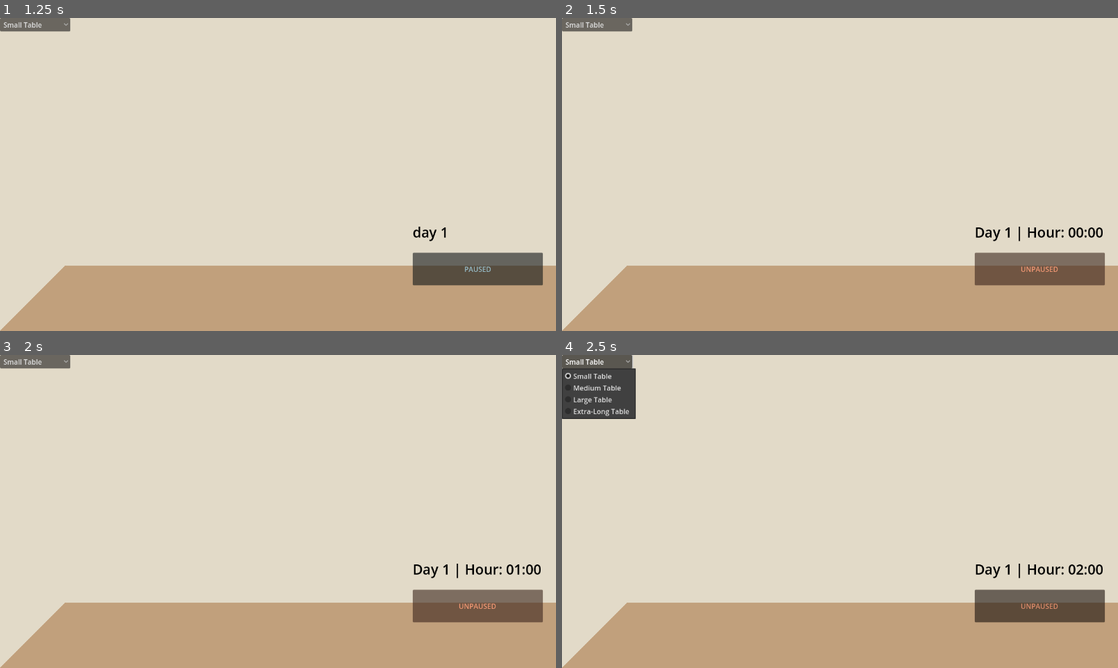
Above: before the commit, frames 1-4 (two rows, left to right).
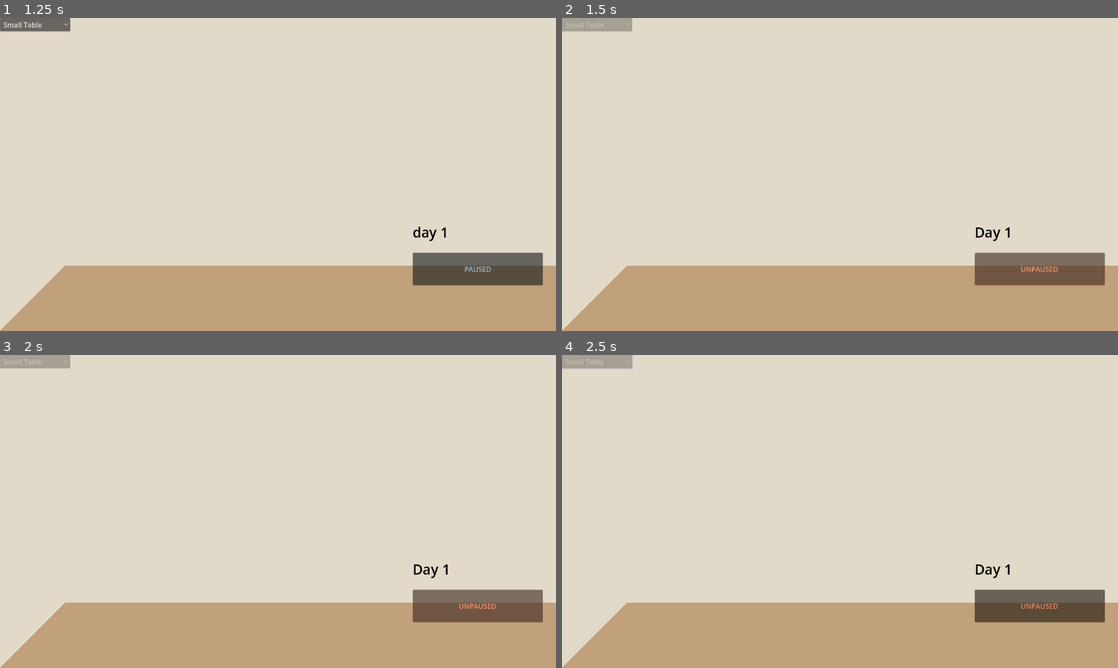
Above: after the commit, the same moments.

Repository: jac192133/Ecobana
Game: Godot game, scene res://scenes/RoomScene.tscn
Same seed, same stepped clock (60 frames per second), same inputs: the game is played once before the commit and once after it.
Inputs (mouse positions are in pixels of both pictures, inside the frame that each line leads up to):
- Up to frame 1 (1.25 s): tap Enter at 0.5 s
- Up to frame 2 (1.5 s): click "PAUSED" at 1.25 s
- Up to frame 3 (2 s): no input
- Up to frame 4 (2.5 s): click (595, 361) at 2 s, where only the run before the commit has a clickable "Small Table"

Frame 1 is identical in both runs. In frame 2, 0.7% of the frame differs, in the area x 0-98%, y 0-72%; in frame 3, 0.7%; in frame 4, 2.8%.

Commit message:
unsuccessful tweaks re scripts,,,

Diff:
--- a/godotecobana/scenes/calender_label.gd
+++ b/godotecobana/scenes/calender_label.gd
@@ -4,12 +4,12 @@
 
 func _ready():
 	if time_manager:
-		time_manager.time_updated.connect(_on_time_updated)
-		print("✅ CalendarLabel connected to time_updated signal!")  # Debugging confirmation
+		if not time_manager.time_updated.is_connected(_on_time_manager_time_updated):
+			time_manager.time_updated.connect(_on_time_manager_time_updated)
+			print("✅ CalendarLabel successfully connected to time_updated signal!")  # Debugging confirmation
+		else:
+			print("⚠️ Warning: CalendarLabel was already connected to time_updated.")
 
-func _on_time_updated(day: int, time_of_day: float):
-	var current_hour = int(time_of_day * 24)  # Convert time_of_day (0.0-1.0) into hours (0-23)
-	print("🕒 Updating Calendar UI: Day", day, "| Hour:", current_hour)  # Debugging confirmation
-
-	# Update the label text
-	text = "Day %d | Hour: %02d:00" % [day, current_hour]
+func _on_time_manager_time_updated(day: int, _time_of_day: float):  # ✅ Fixed unused variable warning
+	text = "Day " + str(day)
+	print("📅 Updated Calendar Label: Day", day)  # Debugging confirmation
--- a/godotecobana/scenes/time_manager.gd
+++ b/godotecobana/scenes/time_manager.gd
@@ -8,7 +8,15 @@
 @export var seconds_per_day: float = 10.0
 
 func _ready():
-	emit_signal("time_updated", current_day, time_of_day)  # ✅ Emit signal at start
+	# ✅ Ensure CalendarLabel listens for this signal
+	var calendar_label = get_node_or_null("/root/RoomScene/Control/CalenderLabel")
+	if calendar_label:
+		if calendar_label.has_method("_on_time_manager_time_updated"):  # ✅ Ensure function exists before connecting
+			time_updated.connect(calendar_label._on_time_manager_time_updated)
+		else:
+			print("Error: _on_time_manager_time_updated() function is missing in CalendarLabel!")
+	else:
+		print("Error: CalendarLabel not found!")
 
 func _process(delta):
 	if get_tree().paused:
@@ -20,9 +28,9 @@
 
 	if current_hour != last_updated_hour:
 		last_updated_hour = current_hour
-		emit_signal("time_updated", current_day, time_of_day)  # ✅ Ensure signal is actually used
+		emit_signal("time_updated", current_day, time_of_day)  # ✅ Ensure signal is used
 
 	if time_of_day >= 1.0:
 		time_of_day = 0.0  # Reset time of day
 		current_day += 1  # Increment day
-		emit_signal("time_updated", current_day, time_of_day)  # ✅ Ensure signal is actually used
+		emit_signal("time_updated", current_day, time_of_day)  # ✅ Ensure signal is used
--- a/godotecobana/scripts/table_size_selector.gd
+++ b/godotecobana/scripts/table_size_selector.gd
@@ -1,49 +1,40 @@
 extends OptionButton
 
 @onready var table = get_node("/root/RoomScene/Table")
-@onready var time_manager = get_node("/root/RoomScene/TimeManager")  # Get the time manager
-
-var previous_pause_state: bool = false  # Track last pause state
 
 func _ready():
-	var popup = get_popup()
-	popup.hide()  # Ensure the dropdown is hidden on start
-
-	# Add items to the dropdown
+	# Populate dropdown menu
 	clear()
 	add_item("Small Table")
 	add_item("Medium Table")
 	add_item("Large Table")
 	add_item("Extra-Long Table")
 
-	# ✅ Ensure dropdown starts correctly
-	await get_tree().process_frame  # Ensures first frame is processed
+	# Ensure correct state at game start
 	update_dropdown_state()
 
-func _process(_delta):
-	# ✅ Manually detect pause changes
-	if get_tree().paused != previous_pause_state:
-		previous_pause_state = get_tree().paused
-		update_dropdown_state()
+	# Connect selection signal
+	item_selected.connect(_on_item_selected)
 
-func _on_dropdown_toggle():
-	if get_tree().paused:  # ✅ Only toggle if game is paused
-		var popup = get_popup()
-		if popup.is_visible():
-			popup.hide()  # Close the dropdown
-		else:
-			popup.popup(Rect2(global_position + Vector2(0, 50), popup.size))  # Open it
+	# Connect to pause toggle signal if available
+	var time_manager = get_node_or_null("/root/RoomScene/TimeManager")
+	if time_manager:
+		if not time_manager.time_updated.is_connected(_on_pause_toggled):
+			time_manager.time_updated.connect(_on_pause_toggled)
 	else:
-		print("Dropdown is disabled while unpaused!")  # Debug message
+		print("⚠️ Warning: TimeManager not found!")
 
 func _on_item_selected(index: int):
 	if table:
 		table.change_table_size(index)
-		print("Table size changed to:", index)
-
-	# Close the dropdown after selection
+		print("✅ Table size changed to:", index)
+	# Close dropdown after selection
 	get_popup().hide()
 
+func _on_pause_toggled(_day: int, _time_of_day: float):
+	update_dropdown_state()
+
 func update_dropdown_state():
-	self.disabled = not get_tree().paused  # ✅ Fix logic: ENABLED when paused, DISABLED when unpaused
-	print("Dropdown", "ENABLED" if get_tree().paused else "DISABLED", "(Paused:", get_tree().paused, ")")
+	# Enable dropdown only when the game is paused
+	disabled = not get_tree().paused
+	print("🔄 Table Selector:", "ENABLED" if get_tree().paused else "DISABLED")
